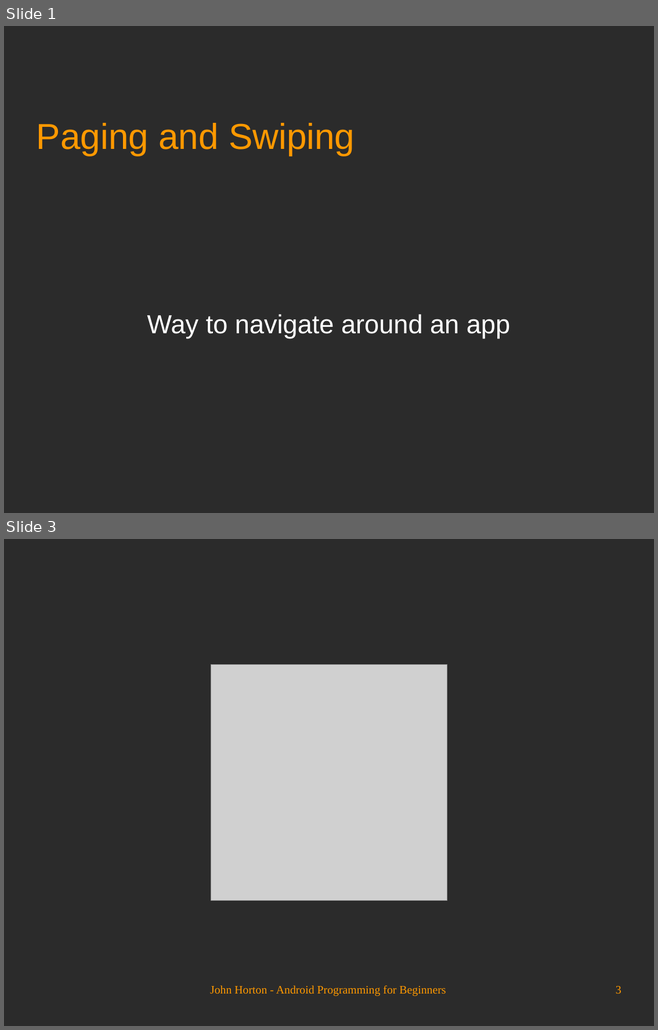
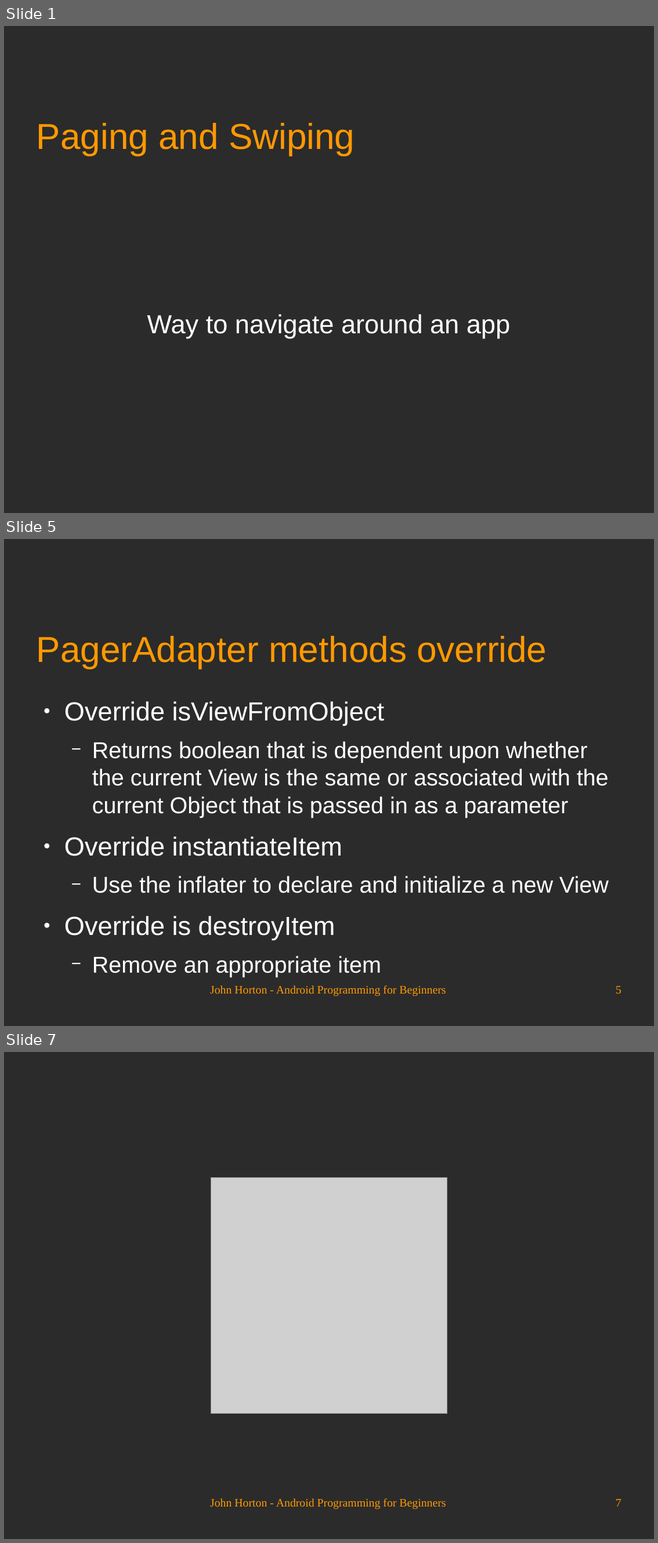
Before and after one commit to Academy-Soft-Intellect/Android-Programming-for-Beginners, a slide deck: 20_Paging_and_Swiping.odp. Shown one above the other, each under a label of ours: slides 1 and 3 before the commit, slides 1, 5 and 7 after it; the slides between them are not shown. The pictures are 658x1030 and 658x1543 pixels, drawn with LibreOffice and Linux fonts; fonts in the diff are those of the drawing; grey boxes stand for pictures; background and template pictures are left out; a plain dark background stands for a picture behind light text. Boxes give left, top, right and bottom in pixels: in the first picture for what was removed or moved away, otherwise in the second. Text is boxed around its words. In the diff, an @@ line names an element or a change of style, - is before the commit and + after.

```diff
--- a/20_Paging_and_Swiping.odp
+++ b/20_Paging_and_Swiping.odp
@@ slide 5 added at (x1=4, y1=539, x2=654, y2=1026), background picture (left out) @@
@@ title added at (x1=36, y1=636, x2=546, y2=668), 44 pt, text #FF9900 @@
+PagerAdapter methods override
@@ text added at (x1=64, y1=701, x2=608, y2=977), 28 pt, text #FFFFFF @@
+● Override isViewFromObject
+  − Returns boolean that is dependent upon whether the current View is the same or associated with the current Object that is passed in as a parameter
+● Override instantiateItem
+  − Use the inflater to declare and initialize a new View
+● Override is destroyItem
+  − Remove an appropriate item
@@ text added at (x1=210, y1=986, x2=445, y2=997), 14 pt, text #FF9900 @@
+John Horton - Android Programming for Beginners
@@ page number added at (x1=615, y1=986, x2=621, y2=994), 14 pt, text #FF9900 @@
+5
@@ what was slide 3 is now slide 7 @@
@@ page number at (x1=615, y1=1499, x2=621, y2=1507): text changed @@
-3
+7
```
Also in this commit, not shown: 1 slide changed, 3 other slides added.
